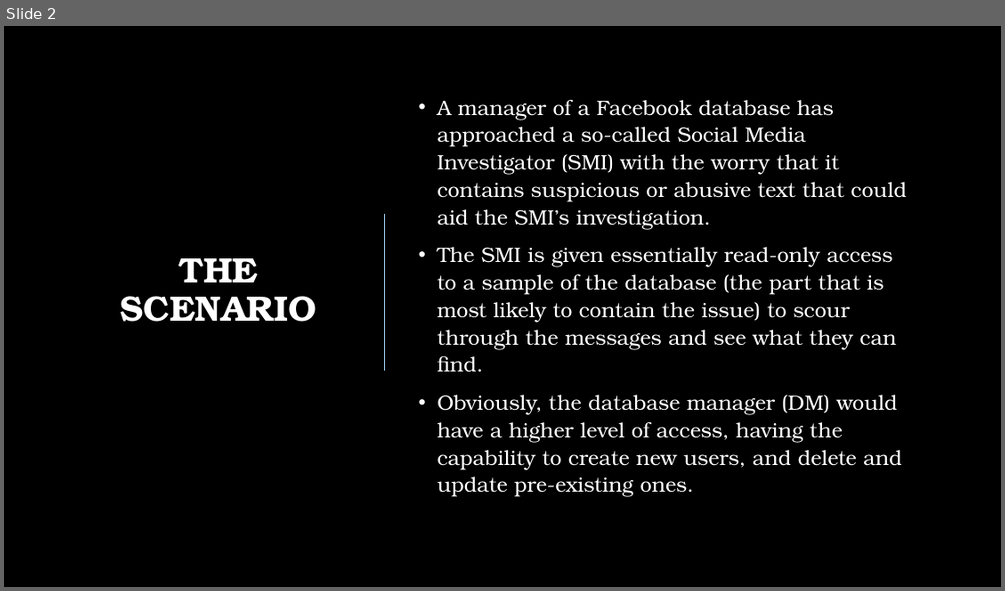
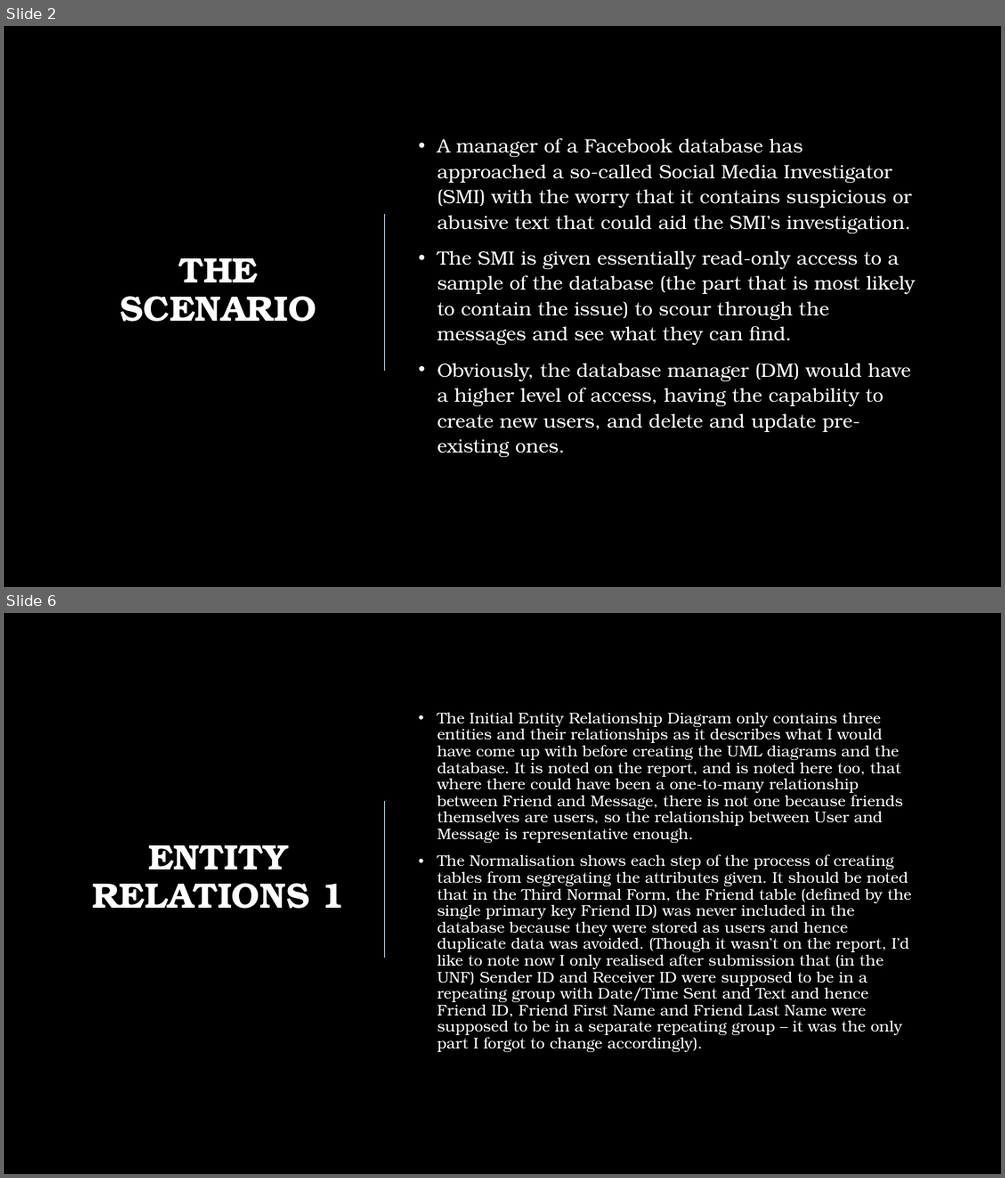
Before and after one commit to jkinver/ISAD157-Coursework, a slide deck: ISAD157 Presentation.pptx. Shown one above the other, each under a label of ours: slide 2 before the commit, slides 2 and 6 after it; the slides between them are not shown. The pictures are 1005x591 and 1005x1178 pixels, drawn with LibreOffice and Linux fonts; fonts in the diff are those of the drawing; background and template pictures are left out. Boxes give left, top, right and bottom in pixels: in the first picture for what was removed or moved away, otherwise in the second. Text is boxed around its words. In the diff, an @@ line names an element or a change of style, - is before the commit and + after.

Commit message:
Updated Presentation
Updated the font style to be consistent across the entire slideshow and created seven slides covering the title, the scenario, the UML diagrams, and the Entity Relations. All that remains to speak about is the SQL Queries.

```diff
--- a/ISAD157 Presentation.pptx
+++ b/ISAD157 Presentation.pptx
@@ slide 6 added at bbox=[4, 613, 1001, 1174], background picture (left out) @@
@@ text added at bbox=[437, 712, 912, 1052], 14.8 pt, text #FFFFFF @@
+• The Initial Entity Relationship Diagram only contains three entities and their relationships as it describes what I would have come up with before creating the UML diagrams and the database. It is noted on the report, and is noted here too, that where there could have been a one-to-many relationship between Friend and Message, there is not one because friends themselves are users, so the relationship between User and Message is representative enough.
+• The Normalisation shows each step of the process of creating tables from segregating the attributes given. It should be noted that in the Third Normal Form, the Friend table (defined by the single primary key Friend ID) was never included in the database because they were stored as users and hence duplicate data was avoided. (Though it wasn’t on the report, I’d like to note now I only realised after submission that (in the UNF) Sender ID and Receiver ID were supposed to be in a repeating group with Date/Time Sent and Text and hence Friend ID, Friend First Name and Friend Last Name were supposed to be in a separate repeating group – it was the only part I forgot to change accordingly).
@@ line added from (385, 802) to (385, 957), #ABDAFC 1 pt @@
@@ title added at bbox=[92, 845, 345, 908], 34 pt, text #FFFFFF, bold @@
+ENTITY RELATIONS 1
@@ slide 2 changed as well @@
@@ text "A manager of a Facebook ..." at bbox=[437, 138, 915, 458]: size 20 to 18.5 pt @@
```
Also in this commit, not shown: 1 other slide changed, 5 other slides added, 1 other file.
